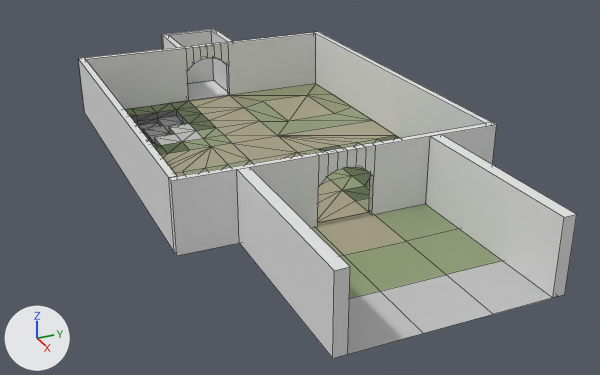
One commit to the FBX model Assets/3D_Models/FBXExports/GroundworkForProject.fbx: the scene before it, then after it.
Before and after are seen from a camera (50 mm lens) standing at (52.5, -20.8, 22.5) and looking at (6.4, -0.1, -0.5). The lights are fixed; the arrows at lower left show +X, +Y and +Z. The first picture is the older version. Mesh edges are drawn as thin lines. Where no turn or scale is listed for an object, it has been applied to the vertices.

In view in the first picture: 'BackWall', 'FrontWall', 'LeftWall', 'MainAreaFLoor', 'RightWall', 'StartRoomBackWall', 'StartRoomLeftWall', 'StartingAreaGround', 'SwordRoomFloor', 'SwordRoomLeftWall', 'SwordRoomRightWall' and 1 more.
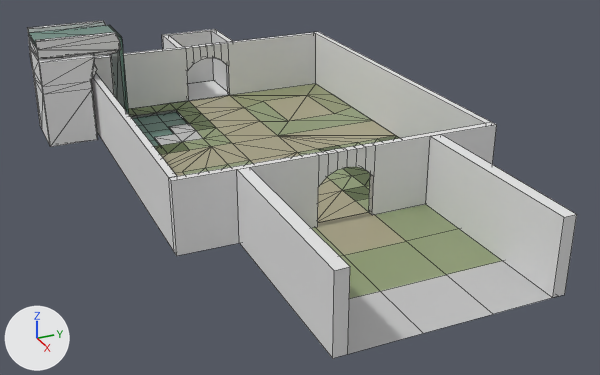
The edits, one by one:
Material 'Material #17' (mat_material__17) is new.
Its base color is (0.138, 0.258, 0.213) (greyish green #688b7f).
Its roughness is 0.0.
Mesh me_mesh_013 is new.
It has 17 vertices, 9 faces and spans x -3.57..3.57, y -2.45..2.45, z 0.0.
It uses material mat_material__17 (greyish green #688b7f).
Mesh me_mesh_012 is new.
It has 20 vertices, 36 faces and spans x -1.79..1.79, y -6.21..-0.16, z 0.0..7.67.
It uses material mat_material__17 (greyish green #688b7f).
Mesh me_mesh_014 is new.
It has 84 vertices, 164 faces and spans x -2.94..2.33, y -2.9..2.9, z -7.19..0.59.
Object 'WaterSurface' (ob_watersurface) is new; it shows me_mesh_013.
Its location is (-7.13, -5.92, -0.19).
Object 'WaterfallWater' (ob_waterfallwater) is new; it shows me_mesh_012.
Its location is (-8.92, -7.96, -0.19).
Object 'WaterfallStructure' (ob_waterfallstructure) is new; it shows me_mesh_014.
Its location is (-8.92, -11.27, 7.19).

Changed parts and their boxes (x1, y1, x2, y2) in the pictures (600 x 375 px):
'WaterfallStructure', added: after (27, 21, 121, 147)
'WaterfallWater', added: after (29, 25, 129, 114)
'WaterSurface', added: after (132, 112, 187, 146)
